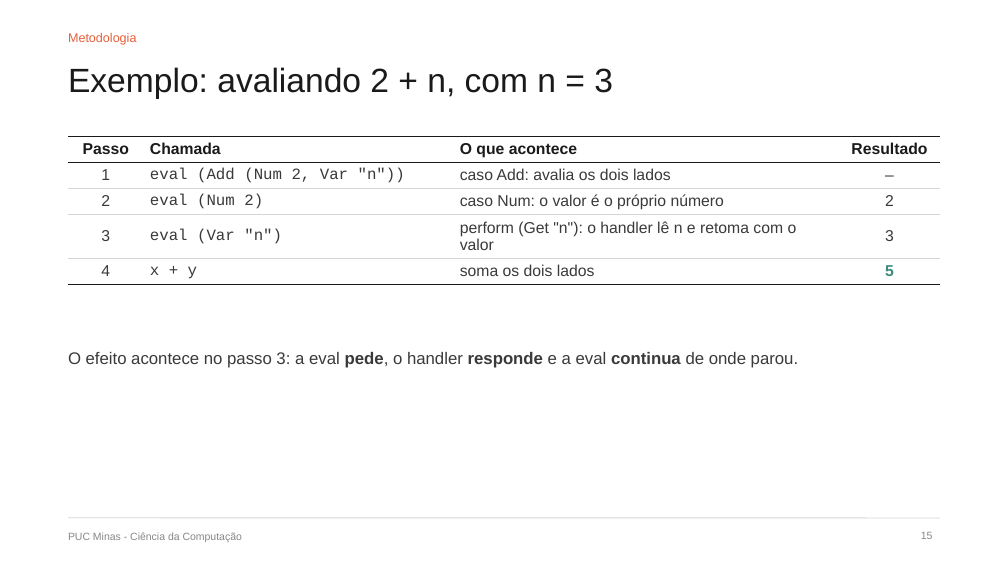
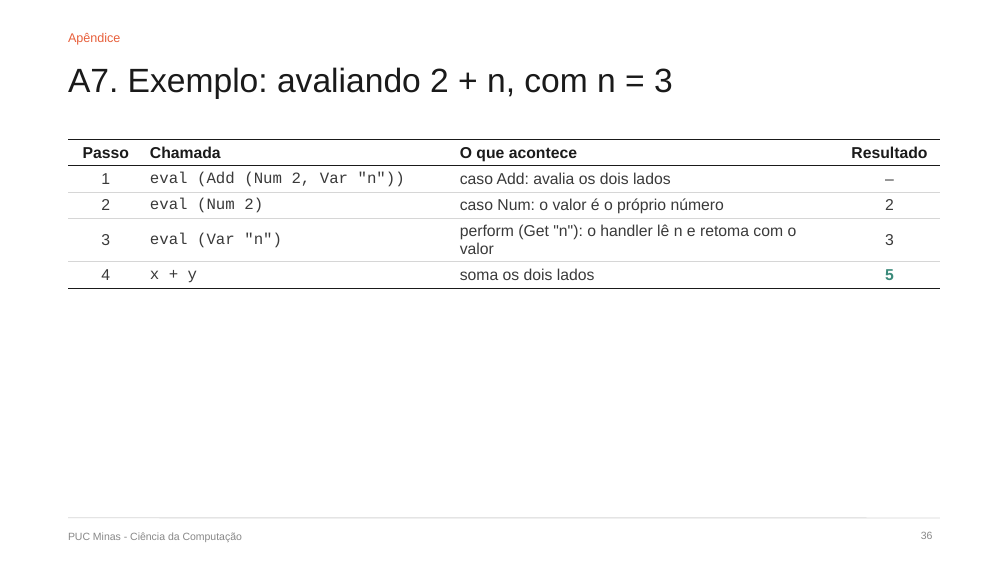
Before and after one commit to DiegoMarchioni/TCC, a slide deck: slide 36 of apresentacao/dissertacao/defesa.pptx (slide 15 before the commit). Drawn at 1008x567 pixels with LibreOffice and Linux fonts; fonts in the diff are those of the drawing. Boxes give left, top, right and bottom in pixels: in the first picture for what was removed or moved away, otherwise in the second. Text is boxed around its words. In the diff, an @@ line names an element or a change of style, - is before the commit and + after.

```diff
--- a/apresentacao/dissertacao/defesa.pptx
+++ b/apresentacao/dissertacao/defesa.pptx
@@ text at [68,33,120,45]: text changed @@
-Metodologia
+Apêndice
@@ title at [68,67,673,99]: text changed @@
-Exemplo: avaliando 2 + n, com n = 3
+A7. Exemplo: avaliando 2 + n, com n = 3
@@ table: place and size @@
-table at [68,136,940,283]
+table at [68,140,940,287]
@@ text removed at [68,352,798,368] @@
-O efeito acontece no passo 3: a eval pede, o handler responde e a eval continua de onde parou.
@@ page number at [921,532,933,539]: text changed @@
-15
+36
```
Also in this commit, not shown: 21 other slides changed, 3 slides added, 5 slides removed, 3 other files.
